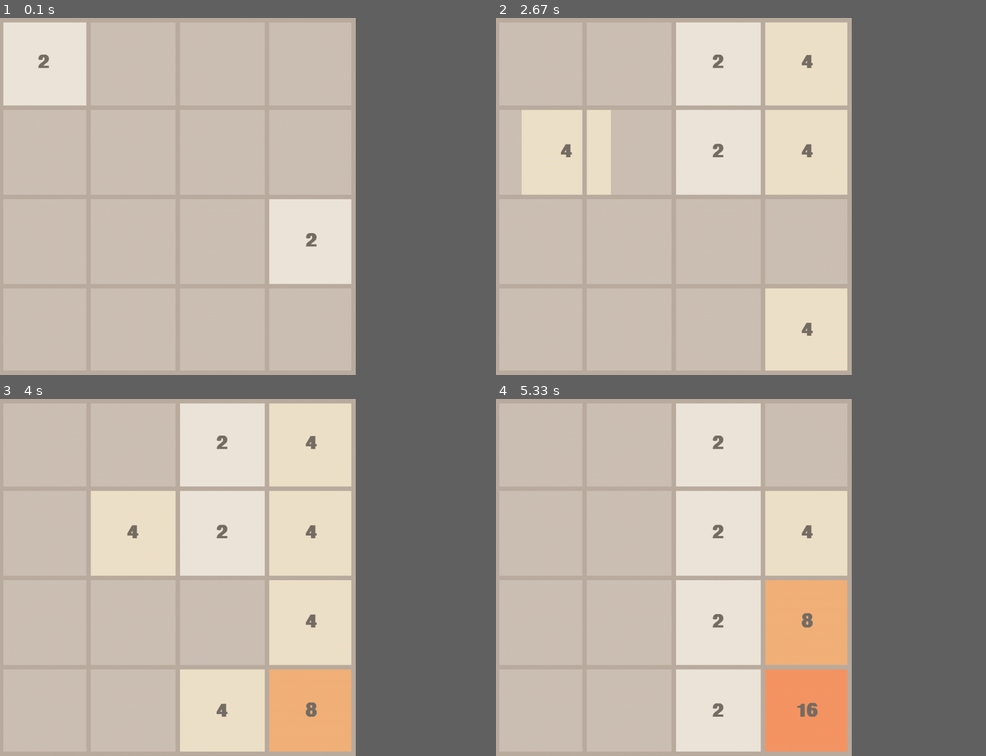
Above: before the commit, frames 1-4 (two rows, left to right).
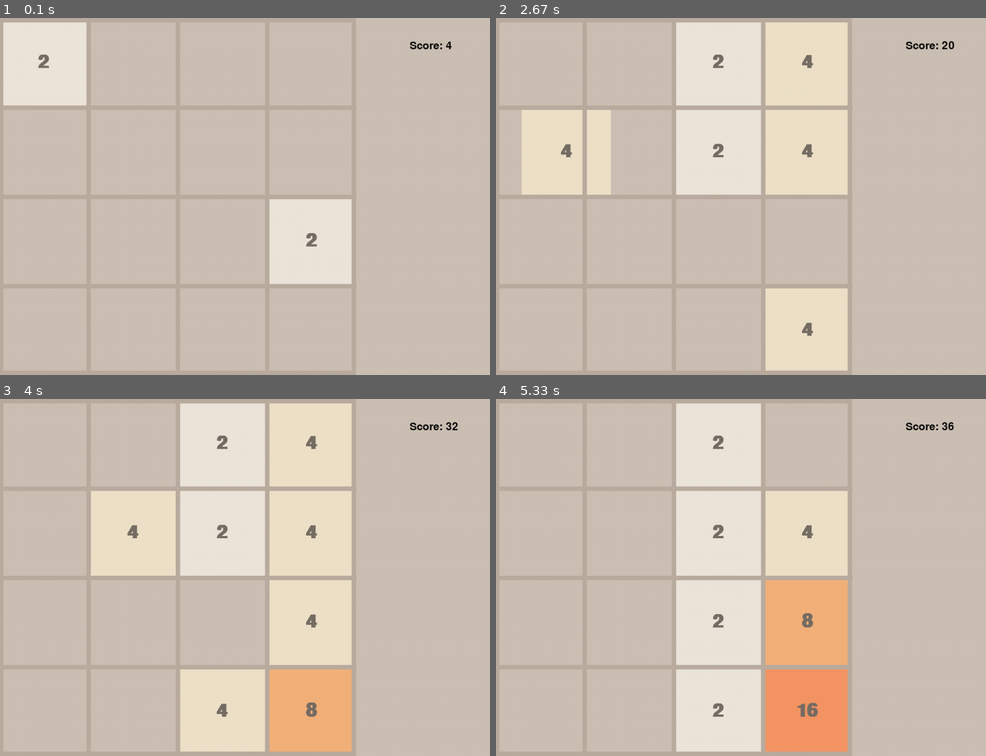
Above: after the commit, the same moments.

Repository: AstroAspie/2048_pygame
Game: pygame game, started from main.py
Same seed, same stepped clock (60 frames per second), same inputs: the game is played once before the commit and once after it.
Inputs:
- Up to frame 1 (0.1 s): no input
- Up to frame 2 (2.67 s): hold Right 0.33-0.8 s; hold Up 0.83-1.13 s; hold Right 1.17-1.63 s; hold Right 1.67-2.2 s; hold Right 2.23-2.53 s; hold Right from 2.57 s (still down)
- Up to frame 3 (4 s): release Right at 2.97 s; hold Right 3-3.37 s; hold Right from 3.4 s (still down)
- Up to frame 4 (5.33 s): release Right at 4.03 s; hold Down 4.07-4.43 s; hold Right 4.47-4.93 s; hold Right from 4.97 s (still down)
The window is 654x654 before the commit and 900x654 after it. Grey fills any space a smaller window leaves; there, only what the larger window draws over its background counts as a difference.

The runs differ from the first frame. In frame 1, 0.1% of the frame differs, in the area x 54-93%, y 6-75%; in frame 2, 0.2%; in frame 3, 0.2%; in frame 4, 0.3%, in the area x 44-94%, y 1-99%.

Commit message:
+ score card testing

Diff:
--- a/main.py
+++ b/main.py
@@ -9,6 +9,7 @@
 FPS = 60
 
 WIDTH, HEIGHT = 800, 800
+WINDOW_WIDTH, WINDOW_HEIGHT = 1100, 800
 ROWS = 4
 COLS = 4
 
@@ -24,7 +25,7 @@
 FONT = pygame.font.SysFont("comicsans", 60, bold=True)
 MOVE_VEL = 20  # Velocity of the movement of the tiles (in pixels per second)
 
-GAME_WINDOW = pygame.display.set_mode((WIDTH, HEIGHT))
+GAME_WINDOW = pygame.display.set_mode((WINDOW_WIDTH, WINDOW_HEIGHT))
 pygame.display.set_caption("2048")
 
 
@@ -93,12 +94,21 @@
     pygame.draw.rect(game_window, OUTLINE_COLOUR, (0, 0, WIDTH, HEIGHT), OUTLINE_THICKNESS)
 
 
+def score_card(game_window, score):
+    font = pygame.font.Font(None, 36)
+    text = font.render("Score: " + str(score), 1, (10, 10, 10))
+    game_window.blit(text, (WINDOW_WIDTH - 180, 50))
+
 def draw(game_window, tiles):
     # Clear Screen and draw game grid and tiles
     game_window.fill(BACKGROUND_COLOUR)
 
+    score = 0
     for tile in tiles.values():
         tile.draw(game_window)
+        score += tile.value
+
+    score_card(game_window, score)
 
     draw_grid(game_window)
     # Draw the tiles
